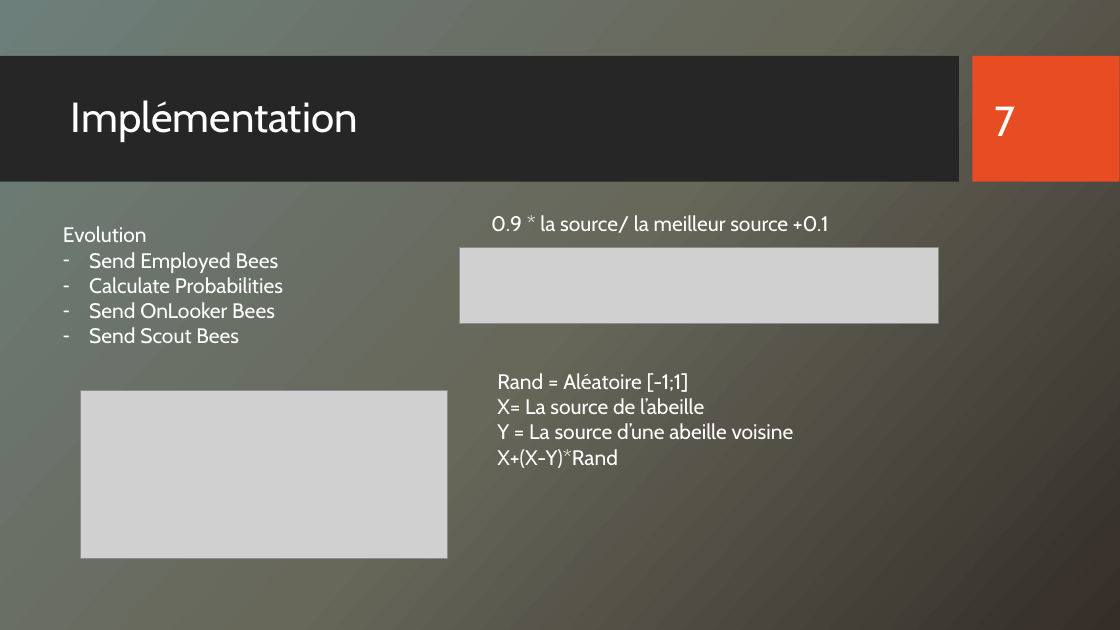
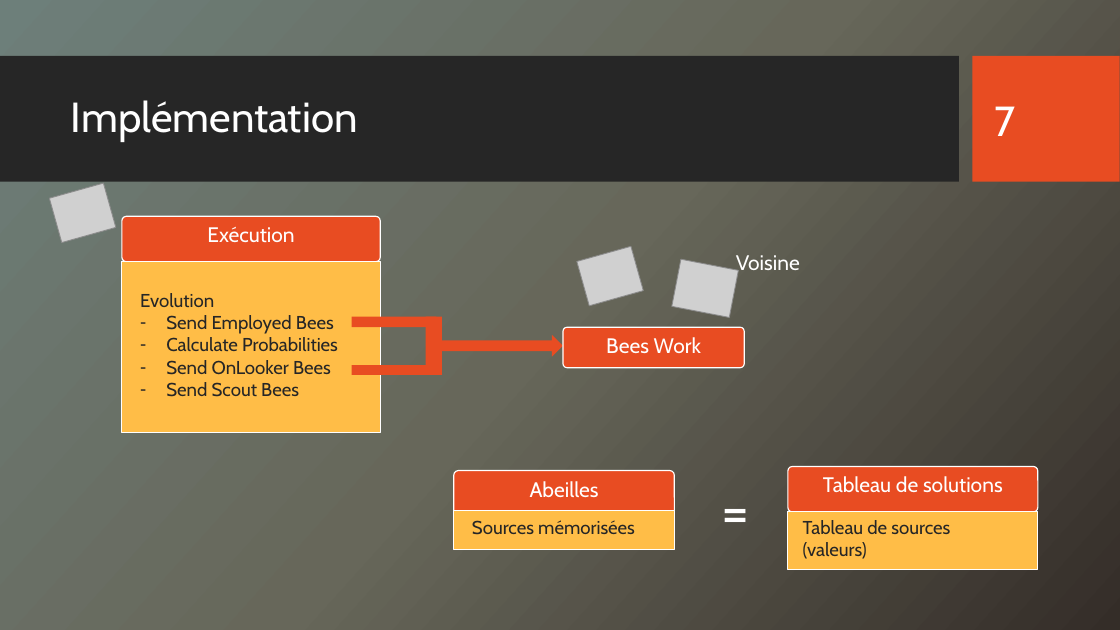
Before and after one commit to kazouke/Artificial-Bee-Colony, a slide deck: slide 7 of Rapport/Intelligence Artificielle.pptx. Drawn at 1120x630 pixels with LibreOffice and Linux fonts; fonts in the diff are those of the drawing; grey boxes stand for pictures; background and template pictures are left out. Boxes give left, top, right and bottom in pixels: in the first picture for what was removed or moved away, otherwise in the second. Text is boxed around its words. In the diff, an @@ line names an element or a change of style, - is before the commit and + after.

```diff
--- a/Rapport/Intelligence Artificielle.pptx
+++ b/Rapport/Intelligence Artificielle.pptx
@@ picture added at <box>49,183,116,243</box> @@
@@ rounded rectangle added at <box>122,217,381,262</box>, fill #E84C22, outline #FFFFFF 1 pt, 18 pt, text #FFFFFF @@
+Exécution
@@ text removed at <box>491,215,829,233</box> @@
-0.9 * la source/ la meilleur source +0.1
@@ text "Evolution": place and size @@
-text "Evolution" at <box>63,226,283,343</box>
+text "Evolution" at <box>140,293,338,397</box>
@@ text "Evolution" at <box>140,293,338,397</box>: size 18 to 16 pt, text colour #FFFFFF to #262626; vertical alignment top to middle @@
@@ rectangle added at <box>122,262,381,433</box>, fill #FFBD47, outline #FFFFFF 1 pt @@
@@ picture removed at <box>460,248,939,324</box> @@
@@ picture added at <box>577,246,644,306</box> @@
@@ picture added at <box>672,260,739,318</box> @@
@@ text added at <box>736,255,800,277</box>, 18 pt, text #FFFFFF @@
+Voisine
@@ rectangle added at <box>352,317,437,328</box>, fill #E84C22 @@
@@ rectangle added at <box>426,317,442,375</box>, fill #E84C22 @@
@@ rounded rectangle added at <box>563,328,744,368</box>, fill #E84C22, outline #FFFFFF 1 pt, 18 pt, text #FFFFFF @@
+Bees Work
@@ right arrow added at <box>436,335,563,357</box>, fill #E84C22 @@
@@ rectangle added at <box>352,365,443,375</box>, fill #E84C22 @@
@@ text removed at <box>497,373,794,468</box> @@
-Rand = Aléatoire [-1;1]
-X= La source de l’abeille
-Y = La source d’une abeille voisine
-X+(X-Y)*Rand
@@ picture removed at <box>81,391,448,559</box> @@
@@ rounded rectangle added at <box>454,471,675,516</box>, fill #E84C22, outline #FFFFFF 1 pt, 18 pt, text #FFFFFF @@
+Abeilles
@@ rounded rectangle added at <box>788,466,1038,512</box>, fill #E84C22, outline #FFFFFF 1 pt, 18 pt, text #FFFFFF @@
+Tableau de solutions
@@ text added at <box>703,492,760,531</box>, 48 pt, text #FFFFFF @@
+=
@@ rectangle added at <box>454,511,675,549</box>, fill #FFBD47, outline #FFFFFF 1 pt @@
@@ text added at <box>472,520,635,535</box>, 16 pt, text #262626 @@
+Sources mémorisées
@@ rectangle added at <box>788,512,1038,570</box>, fill #FFBD47, outline #FFFFFF 1 pt @@
@@ text added at <box>803,520,950,559</box>, 16 pt, text #262626 @@
+Tableau de sources (valeurs)
```
Also in this commit, not shown: 4 other slides changed, 1 slide added, 1 slide removed, 5 other files.
